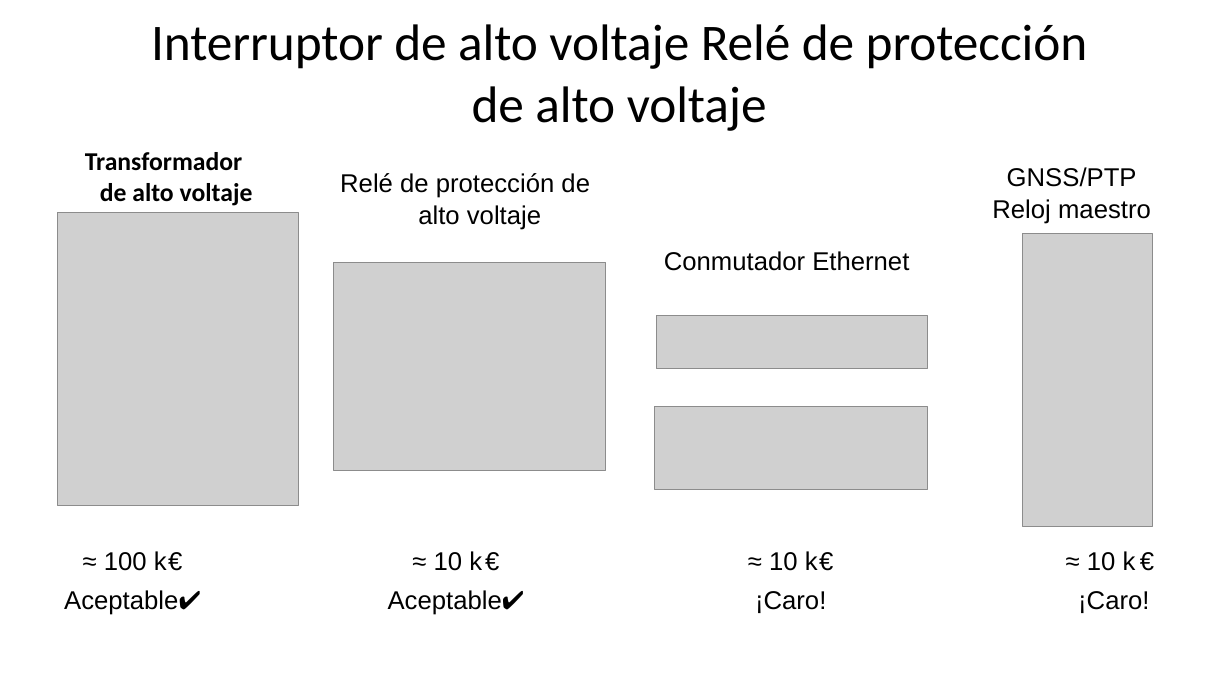
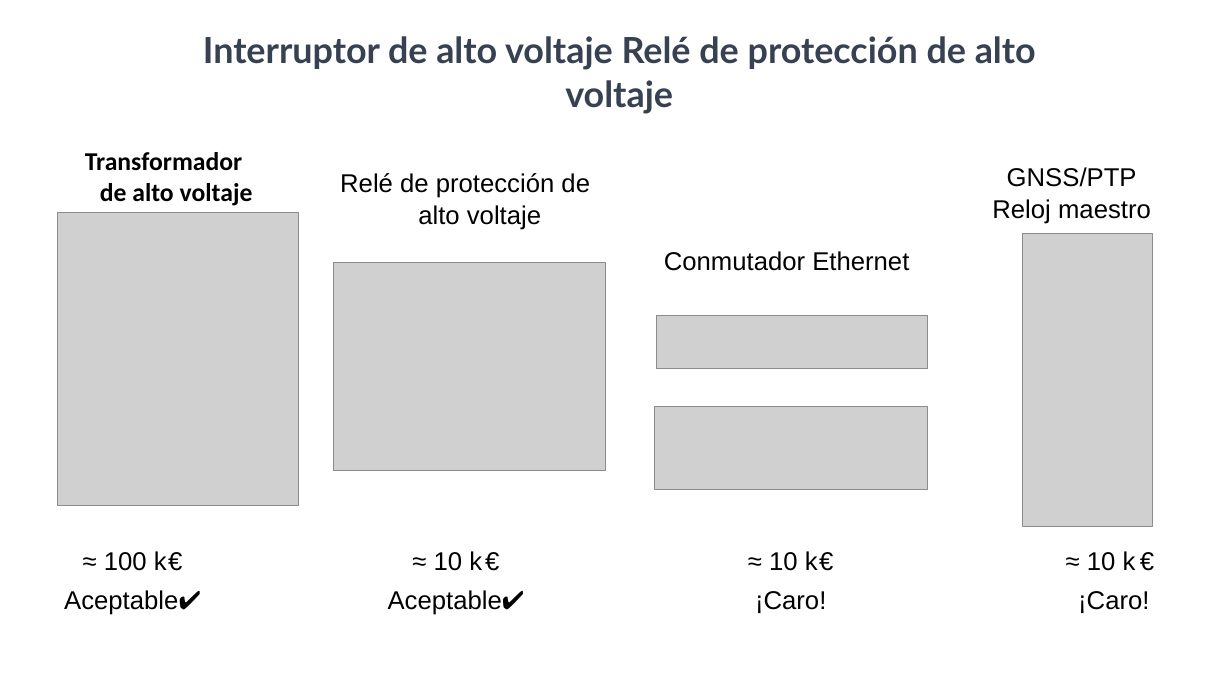
Before and after one commit to SiwaNetwork/QUANTUM, a slide deck: slide 9 of Time-Card/ДОКУМЕНТЫ/МАТЕРИАЛ СТАТЬИ/Применение в энергетике испанский.pptx. Drawn at 1232x693 pixels with LibreOffice and Linux fonts; fonts in the diff are those of the drawing; grey boxes stand for pictures. Boxes give left, top, right and bottom in pixels: in the first picture for what was removed or moved away, otherwise in the second. Text is boxed around its words. In the diff, an @@ line names an element or a change of style, - is before the commit and + after.

```diff
--- a/Time-Card/ДОКУМЕНТЫ/МАТЕРИАЛ СТАТЬИ/Применение в энергетике испанский.pptx
+++ b/Time-Card/ДОКУМЕНТЫ/МАТЕРИАЛ СТАТЬИ/Применение в энергетике испанский.pptx
@@ title "Interruptor de alto voltaje Relé ...": place and size @@
-title "Interruptor de alto voltaje Relé ..." at (151,24,1088,131)
+title "Interruptor de alto voltaje Relé ..." at (203,36,1036,114)
@@ title "Interruptor de alto voltaje Relé ..." at (203,36,1036,114): size 40 to 28 pt, font Calibri to Lato, text colour #000000 to #374151, letter spacing -0.1 to 0 pt, bold on @@
```
Also in this commit, not shown: 9 other slides changed, 3 slides added, 7 slides removed.
